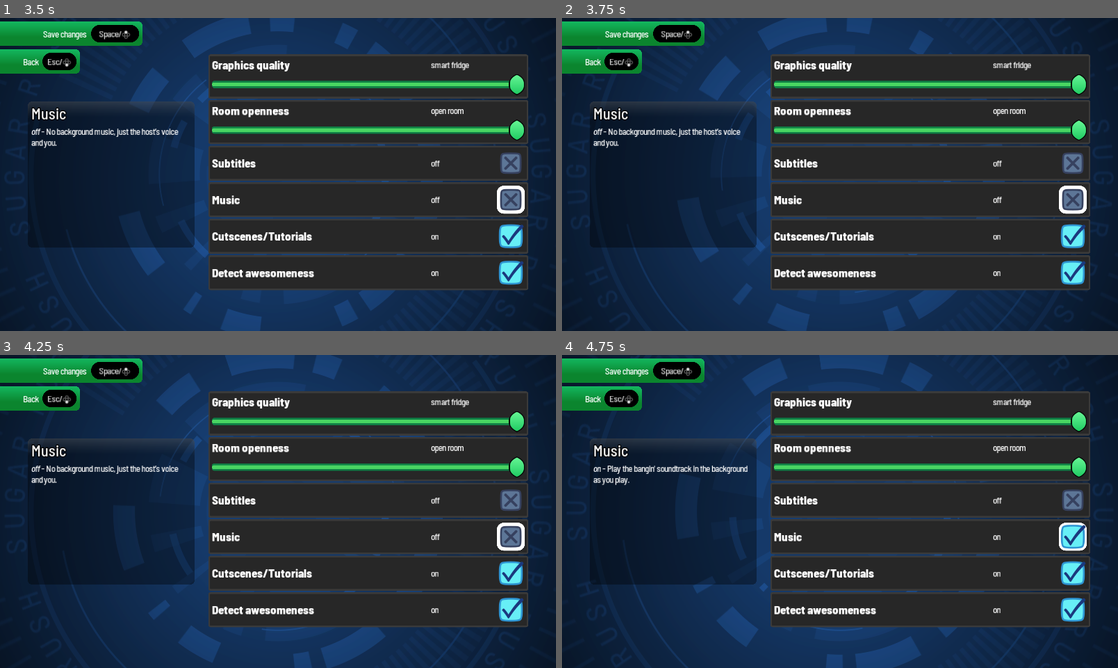
Above: before the commit, frames 1-4 (two rows, left to right).
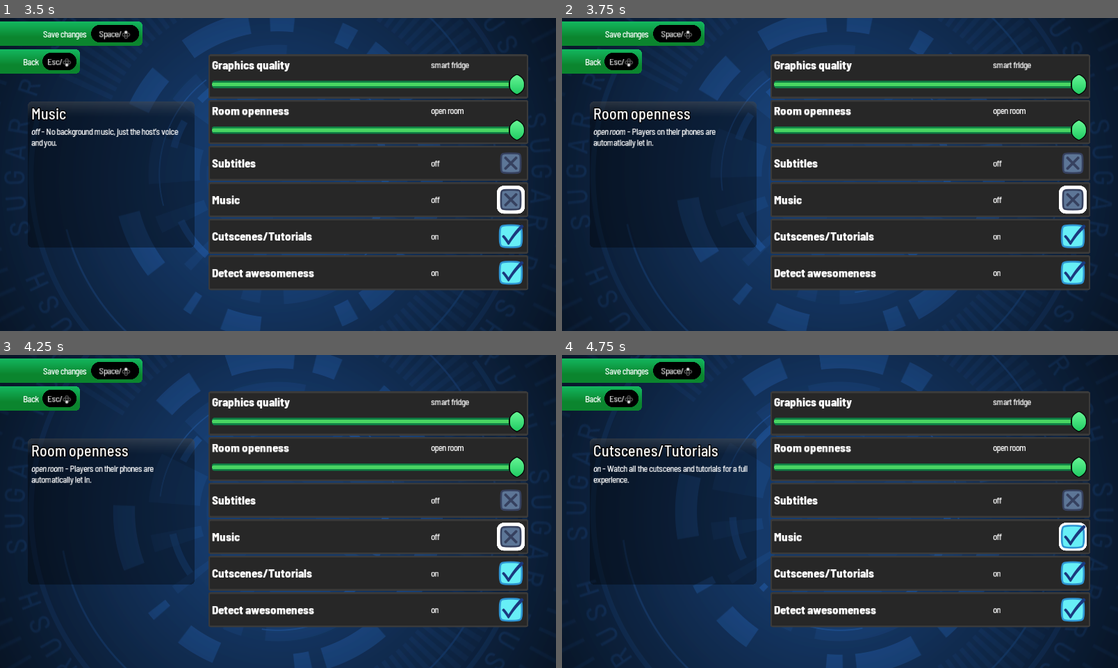
Above: after the commit, the same moments.

Repository: JapanYoshi/salty
Game: Godot game, scene res://Title.tscn
Same seed, same stepped clock (60 frames per second), same inputs: the game is played once before the commit and once after it. Sound files missing from this copy of the repository are replaced by a short silence.
Inputs (mouse positions are in pixels of both pictures, inside the frame that each line leads up to):
- Up to frame 1 (3.5 s): click "Settings" at 0.5 s; click (511, 161) at 1.27 s; tap Enter (ui_accept) at 2, 2.27, 3.02 s; move the mouse to (400, 158) at 2.02 s; hold Right (ui_right) 2.03-2.78 s; hold U (signup2) 2.03-2.78 s; click (400, 158) at 2.17 s; move the mouse to (166, 190) at 2.77 s; hold Down (ui_down) from 2.78 s (still down); tap O (signup2b) at 2.85 s; click (166, 190) at 2.92 s
- Up to frame 2 (3.75 s): move the mouse to (895, 105) at 3.52 s; release Down (ui_down) at 3.53 s; hold Right (ui_right) from 3.53 s (still down); tap G at 3.6 s; click (895, 105) at 3.67 s
- Up to frame 3 (4.25 s): keep holding Right (ui_right)
- Up to frame 4 (4.75 s): move the mouse to (812, 574) at 4.27 s; release Right (ui_right) at 4.28 s; hold Q (signup0) from 4.28 s (still down); tap V at 4.35 s; click (812, 574) at 4.42 s; tap Enter (ui_accept) at 4.52 s

Frame 1 is identical in both runs. In frame 2, 0.9% of the frame differs, in the area x 6-33%, y 28-42%; in frame 3, 0.9%; in frame 4, 1.0%, in the area x 5-80%, y 28-60%.

Commit message:
Change layout in Settings

Diff:
--- a/Settings.gd
+++ b/Settings.gd
@@ -116,6 +116,7 @@
 onready var vbox = $Scroll/VBoxContainer
 onready var title = $Details/Name
 onready var desc = $Details/Desc
+var setup_done = false
 
 func _ready():
 	S.play_music("options", 1)
@@ -124,6 +125,7 @@
 		change_desc(true)
 	focus_index = 0
 	vbox.get_child(1 + focus_index).get_node("VBox/HBoxContainer/HSlider").grab_focus()
+	setup_done = true
 
 func _input(event):
 	if event.is_action_pressed("ui_cancel"):
@@ -156,6 +158,10 @@
 func _on_HSlider_value_changed(value):
 	var setting_name = settings_dict[focus_index].k
 	temp_config[setting_name] = value
+	if typeof(value) == TYPE_REAL and setup_done:
+		var slider = vbox.get_child(1 + focus_index).get_node("VBox/HBoxContainer/HSlider")
+		if slider:
+			S.play_sfx("key_move", 1.0 + ((0.0 + value) / slider.max_value))
 	if settings_dict[focus_index].k == "graphics_quality":
 		R._set_visual_quality(value)
 	elif settings_dict[focus_index].k == "music":
@@ -171,6 +177,8 @@
 	change_desc()
 
 func _on_check_toggled(button_pressed):
+	if setup_done:
+		S.play_sfx("rush_o" + ("n" if button_pressed else "ff"))
 	_on_HSlider_value_changed(button_pressed)
 
 func _on_BackButton_back_pressed():
@@ -182,3 +190,6 @@
 	R.save_settings()
 	R._set_visual_quality(R.cfg.graphics_quality)
 	get_tree().change_scene("res://Title.tscn")
+
+func _on_option_mouse_entered(extra_arg_0):
+	_change_focus(extra_arg_0)
--- a/Settings.tscn
+++ b/Settings.tscn
@@ -305,36 +305,36 @@
 }
 
 [node name="VBoxContainer" type="VBoxContainer" parent="Scroll"]
-margin_right = 728.0
-margin_bottom = 594.0
+margin_right = 736.0
+margin_bottom = 584.0
 size_flags_horizontal = 3
 alignment = 2
 
 [node name="TopSpacer" type="Control" parent="Scroll/VBoxContainer"]
-margin_right = 728.0
+margin_right = 736.0
 margin_bottom = 16.0
 rect_min_size = Vector2( 0, 16 )
 
 [node name="PanelContainer" type="PanelContainer" parent="Scroll/VBoxContainer"]
 margin_top = 20.0
-margin_right = 728.0
-margin_bottom = 127.0
+margin_right = 736.0
+margin_bottom = 122.0
 rect_min_size = Vector2( 0, 80 )
 theme = ExtResource( 21 )
 
 [node name="VBox" type="VBoxContainer" parent="Scroll/VBoxContainer/PanelContainer"]
 margin_left = 8.0
 margin_top = 8.0
-margin_right = 720.0
-margin_bottom = 99.0
+margin_right = 728.0
+margin_bottom = 94.0
 
 [node name="HSplit" type="HBoxContainer" parent="Scroll/VBoxContainer/PanelContainer/VBox"]
-margin_right = 712.0
-margin_bottom = 39.0
+margin_right = 720.0
+margin_bottom = 34.0
 
 [node name="Label" type="Label" parent="Scroll/VBoxContainer/PanelContainer/VBox/HSplit"]
 margin_right = 500.0
-margin_bottom = 39.0
+margin_bottom = 34.0
 rect_min_size = Vector2( 500, 0 )
 size_flags_horizontal = 0
 custom_fonts/font = ExtResource( 24 )
@@ -342,9 +342,9 @@
 
 [node name="value" type="Label" parent="Scroll/VBoxContainer/PanelContainer/VBox/HSplit"]
 margin_left = 504.0
-margin_top = 5.0
-margin_right = 712.0
-margin_bottom = 34.0
+margin_top = 3.0
+margin_right = 720.0
+margin_bottom = 30.0
 rect_min_size = Vector2( 140, 0 )
 size_flags_horizontal = 3
 custom_fonts/font = ExtResource( 18 )
@@ -355,12 +355,12 @@
 }
 
 [node name="HBoxContainer" type="HBoxContainer" parent="Scroll/VBoxContainer/PanelContainer/VBox"]
-margin_top = 43.0
-margin_right = 712.0
-margin_bottom = 91.0
+margin_top = 38.0
+margin_right = 720.0
+margin_bottom = 86.0
 
 [node name="HSlider" type="HSlider" parent="Scroll/VBoxContainer/PanelContainer/VBox/HBoxContainer"]
-margin_right = 712.0
+margin_right = 720.0
 margin_bottom = 48.0
 focus_neighbour_bottom = NodePath("../../../../PanelContainer6/VBox/HBoxContainer/HSlider")
 size_flags_horizontal = 3
@@ -371,25 +371,25 @@
 }
 
 [node name="PanelContainer6" type="PanelContainer" parent="Scroll/VBoxContainer"]
-margin_top = 131.0
-margin_right = 728.0
-margin_bottom = 238.0
+margin_top = 126.0
+margin_right = 736.0
+margin_bottom = 228.0
 rect_min_size = Vector2( 0, 80 )
 theme = ExtResource( 21 )
 
 [node name="VBox" type="VBoxContainer" parent="Scroll/VBoxContainer/PanelContainer6"]
 margin_left = 8.0
 margin_top = 8.0
-margin_right = 720.0
-margin_bottom = 99.0
+margin_right = 728.0
+margin_bottom = 94.0
 
 [node name="HSplit" type="HBoxContainer" parent="Scroll/VBoxContainer/PanelContainer6/VBox"]
-margin_right = 712.0
-margin_bottom = 39.0
+margin_right = 720.0
+margin_bottom = 34.0
 
 [node name="Label" type="Label" parent="Scroll/VBoxContainer/PanelContainer6/VBox/HSplit"]
 margin_right = 500.0
-margin_bottom = 39.0
+margin_bottom = 34.0
 rect_min_size = Vector2( 500, 0 )
 size_flags_horizontal = 0
 custom_fonts/font = ExtResource( 24 )
@@ -397,9 +397,9 @@
 
 [node name="value" type="Label" parent="Scroll/VBoxContainer/PanelContainer6/VBox/HSplit"]
 margin_left = 504.0
-margin_top = 5.0
-margin_right = 712.0
-margin_bottom = 34.0
+margin_top = 3.0
+margin_right = 720.0
+margin_bottom = 30.0
 rect_min_size = Vector2( 140, 0 )
 size_flags_horizontal = 3
 custom_fonts/font = ExtResource( 18 )
@@ -410,12 +410,12 @@
 }
 
 [node name="HBoxContainer" type="HBoxContainer" parent="Scroll/VBoxContainer/PanelContainer6/VBox"]
-margin_top = 43.0
-margin_right = 712.0
-margin_bottom = 91.0
+margin_top = 38.0
+margin_right = 720.0
+margin_bottom = 86.0
 
 [node name="HSlider" type="HSlider" parent="Scroll/VBoxContainer/PanelContainer6/VBox/HBoxContainer"]
-margin_right = 712.0
+margin_right = 720.0
 margin_bottom = 48.0
 focus_neighbour_top = NodePath("../../../../PanelContainer/VBox/HBoxContainer/HSlider")
 size_flags_horizontal = 3
@@ -426,26 +426,26 @@
 }
 
 [node name="PanelContainer2" type="PanelContainer" parent="Scroll/VBoxContainer"]
-margin_top = 242.0
-margin_right = 728.0
-margin_bottom = 322.0
+margin_top = 232.0
+margin_right = 736.0
+margin_bottom = 312.0
 rect_min_size = Vector2( 0, 80 )
 theme = ExtResource( 21 )
 
 [node name="VBox" type="VBoxContainer" parent="Scroll/VBoxContainer/PanelContainer2"]
 margin_left = 8.0
 margin_top = 8.0
-margin_right = 720.0
+margin_right = 728.0
 margin_bottom = 72.0
 
 [node name="HSplit" type="HBoxContainer" parent="Scroll/VBoxContainer/PanelContainer2/VBox"]
-margin_right = 712.0
+margin_right = 720.0
 margin_bottom = 64.0
 
 [node name="Label" type="Label" parent="Scroll/VBoxContainer/PanelContainer2/VBox/HSplit"]
-margin_top = 12.0
+margin_top = 15.0
 margin_right = 500.0
-margin_bottom = 51.0
+margin_bottom = 49.0
 rect_min_size = Vector2( 500, 0 )
 size_flags_horizontal = 0
 custom_fonts/font = ExtResource( 24 )
@@ -453,9 +453,9 @@
 
 [node name="value" type="Label" parent="Scroll/VBoxContainer/PanelContainer2/VBox/HSplit"]
 margin_left = 504.0
-margin_top = 17.0
-margin_right = 644.0
-margin_bottom = 46.0
+margin_top = 18.0
+margin_right = 652.0
+margin_bottom = 45.0
 rect_min_size = Vector2( 140, 0 )
 size_flags_horizontal = 3
 custom_fonts/font = ExtResource( 18 )
@@ -463,34 +463,34 @@
 clip_text = true
 
 [node name="SBox" type="CheckBox" parent="Scroll/VBoxContainer/PanelContainer2/VBox/HSplit"]
-margin_left = 648.0
-margin_right = 712.0
+margin_left = 656.0
+margin_right = 720.0
 margin_bottom = 64.0
 focus_neighbour_top = NodePath("../../../../PanelContainer6/VBox/HBoxContainer/HSlider")
 pressed = true
 align = 2
 
 [node name="PanelContainer3" type="PanelContainer" parent="Scroll/VBoxContainer"]
-margin_top = 326.0
-margin_right = 728.0
-margin_bottom = 406.0
+margin_top = 316.0
+margin_right = 736.0
+margin_bottom = 396.0
 rect_min_size = Vector2( 0, 80 )
 theme = ExtResource( 21 )
 
 [node name="VBox" type="VBoxContainer" parent="Scroll/VBoxContainer/PanelContainer3"]
 margin_left = 8.0
 margin_top = 8.0
-margin_right = 720.0
+margin_right = 728.0
 margin_bottom = 72.0
 
 [node name="HSplit" type="HBoxContainer" parent="Scroll/VBoxContainer/PanelContainer3/VBox"]
-margin_right = 712.0
+margin_right = 720.0
 margin_bottom = 64.0
 
 [node name="Label" type="Label" parent="Scroll/VBoxContainer/PanelContainer3/VBox/HSplit"]
-margin_top = 12.0
+margin_top = 15.0
 margin_right = 500.0
-margin_bottom = 51.0
+margin_bottom = 49.0
 rect_min_size = Vector2( 500, 0 )
 size_flags_horizontal = 0
 custom_fonts/font = ExtResource( 24 )
@@ -498,9 +498,9 @@
 
 [node name="value" type="Label" parent="Scroll/VBoxContainer/PanelContainer3/VBox/HSplit"]
 margin_left = 504.0
-margin_top = 17.0
-margin_right = 644.0
-margin_bottom = 46.0
+margin_top = 18.0
+margin_right = 652.0
+margin_bottom = 45.0
 rect_min_size = Vector2( 140, 0 )
 size_flags_horizontal = 3
 custom_fonts/font = ExtResource( 18 )
@@ -508,33 +508,33 @@
 clip_text = true
 
 [node name="SBox" type="CheckBox" parent="Scroll/VBoxContainer/PanelContainer3/VBox/HSplit"]
-margin_left = 648.0
-margin_right = 712.0
+margin_left = 656.0
+margin_right = 720.0
 margin_bottom = 64.0
 pressed = true
 align = 2
 
 [node name="PanelContainer4" type="PanelContainer" parent="Scroll/VBoxContainer"]
-margin_top = 410.0
-margin_right = 728.0
-margin_bottom = 490.0
+margin_top = 400.0
+margin_right = 736.0
+margin_bottom = 480.0
 rect_min_size = Vector2( 0, 80 )
 theme = ExtResource( 21 )
 
 [node name="VBox" type="VBoxContainer" parent="Scroll/VBoxContainer/PanelContainer4"]
 margin_left = 8.0
 margin_top = 8.0
-margin_right = 720.0
+margin_right = 728.0
 margin_bottom = 72.0
 
 [node name="HSplit" type="HBoxContainer" parent="Scroll/VBoxContainer/PanelContainer4/VBox"]
-margin_right = 712.0
+margin_right = 720.0
 margin_bottom = 64.0
 
 [node name="Label" type="Label" parent="Scroll/VBoxContainer/PanelContainer4/VBox/HSplit"]
-margin_top = 12.0
+margin_top = 15.0
 margin_right = 500.0
-margin_bottom = 51.0
+margin_bottom = 49.0
 rect_min_size = Vector2( 500, 0 )
 size_flags_horizontal = 0
 custom_fonts/font = ExtResource( 24 )
@@ -542,9 +542,9 @@
 
 [node name="value" type="Label" parent="Scroll/VBoxContainer/PanelContainer4/VBox/HSplit"]
 margin_left = 504.0
-margin_top = 17.0
-margin_right = 644.0
-margin_bottom = 46.0
+margin_top = 18.0
+margin_right = 652.0
+margin_bottom = 45.0
 rect_min_size = Vector2( 140, 0 )
 size_flags_horizontal = 3
 custom_fonts/font = ExtResource( 18 )
@@ -552,33 +552,33 @@
 clip_text = true
 
 [node name="SBox" type="CheckBox" parent="Scroll/VBoxContainer/PanelContainer4/VBox/HSplit"]
-margin_left = 648.0
-margin_right = 712.0
+margin_left = 656.0
+margin_right = 720.0
 margin_bottom = 64.0
 pressed = true
 align = 2
 
 [node name="PanelContainer5" type="PanelContainer" parent="Scroll/VBoxContainer"]
-margin_top = 494.0
-margin_right = 728.0
-margin_bottom = 574.0
+margin_top = 484.0
+margin_right = 736.0
+margin_bottom = 564.0
 rect_min_size = Vector2( 0, 80 )
 theme = ExtResource( 21 )
 
 [node name="VBox" type="VBoxContainer" parent="Scroll/VBoxContainer/PanelContainer5"]
 margin_left = 8.0
 margin_top = 8.0
-margin_right = 720.0
+margin_right = 728.0
 margin_bottom = 72.0
 
 [node name="HSplit" type="HBoxContainer" parent="Scroll/VBoxContainer/PanelContainer5/VBox"]
-margin_right = 712.0
+margin_right = 720.0
 margin_bottom = 64.0
 
 [node name="Label" type="Label" parent="Scroll/VBoxContainer/PanelContainer5/VBox/HSplit"]
-margin_top = 12.0
+margin_top = 15.0
 margin_right = 500.0
-margin_bottom = 51.0
+margin_bottom = 49.0
 rect_min_size = Vector2( 500, 0 )
 size_flags_horizontal = 0
 custom_fonts/font = ExtResource( 24 )
@@ -586,9 +586,9 @@
 
 [node name="value" type="Label" parent="Scroll/VBoxContainer/PanelContainer5/VBox/HSplit"]
 margin_left = 504.0
-margin_top = 17.0
-margin_right = 644.0
-margin_bottom = 46.0
+margin_top = 18.0
+margin_right = 652.0
+margin_bottom = 45.0
 rect_min_size = Vector2( 140, 0 )
 size_flags_horizontal = 3
 custom_fonts/font = ExtResource( 18 )
@@ -596,16 +596,16 @@
 clip_text = true
 
 [node name="SBox" type="CheckBox" parent="Scroll/VBoxContainer/PanelContainer5/VBox/HSplit"]
-margin_left = 648.0
-margin_right = 712.0
+margin_left = 656.0
+margin_right = 720.0
 margin_bottom = 64.0
 pressed = true
 align = 2
 
 [node name="BottomSpacer" type="Control" parent="Scroll/VBoxContainer"]
-margin_top = 578.0
-margin_right = 728.0
-margin_bottom = 594.0
+margin_top = 568.0
+margin_right = 736.0
+margin_bottom = 584.0
 rect_min_size = Vector2( 0, 16 )
 
 [node name="Details" type="Panel" parent="."]
@@ -680,16 +680,22 @@
 "_edit_use_anchors_": false
 }
 
+[connection signal="mouse_entered" from="Scroll/VBoxContainer/PanelContainer" to="." method="_on_option_mouse_entered" binds= [ 0 ]]
 [connection signal="focus_entered" from="Scroll/VBoxContainer/PanelContainer/VBox/HBoxContainer/HSlider" to="." method="_change_focus" binds= [ 0 ]]
 [connection signal="value_changed" from="Scroll/VBoxContainer/PanelContainer/VBox/HBoxContainer/HSlider" to="." method="_on_HSlider_value_changed"]
+[connection signal="mouse_entered" from="Scroll/VBoxContainer/PanelContainer6" to="." method="_on_option_mouse_entered" binds= [ 1 ]]
 [connection signal="focus_entered" from="Scroll/VBoxContainer/PanelContainer6/VBox/HBoxContainer/HSlider" to="." method="_change_focus" binds= [ 1 ]]
 [connection signal="value_changed" from="Scroll/VBoxContainer/PanelContainer6/VBox/HBoxContainer/HSlider" to="." method="_on_HSlider_value_changed"]
+[connection signal="mouse_entered" from="Scroll/VBoxContainer/PanelContainer2" to="." method="_on_option_mouse_entered" binds= [ 2 ]]
 [connection signal="focus_entered" from="Scroll/VBoxContainer/PanelContainer2/VBox/HSplit/SBox" to="." method="_change_focus" binds= [ 2 ]]
 [connection signal="toggled" from="Scroll/VBoxContainer/PanelContainer2/VBox/HSplit/SBox" to="." method="_on_check_toggled"]
+[connection signal="mouse_entered" from="Scroll/VBoxContainer/PanelContainer3" to="." method="_on_option_mouse_entered" binds= [ 3 ]]
 [connection signal="focus_entered" from="Scroll/VBoxContainer/PanelContainer3/VBox/HSplit/SBox" to="." method="_change_focus" binds= [ 3 ]]
 [connection signal="toggled" from="Scroll/VBoxContainer/PanelContainer3/VBox/HSplit/SBox" to="." method="_on_check_toggled"]
+[connection signal="mouse_entered" from="Scroll/VBoxContainer/PanelContainer4" to="." method="_on_option_mouse_entered" binds= [ 4 ]]
 [connection signal="focus_entered" from="Scroll/VBoxContainer/PanelContainer4/VBox/HSplit/SBox" to="." method="_change_focus" binds= [ 4 ]]
 [connection signal="toggled" from="Scroll/VBoxContainer/PanelContainer4/VBox/HSplit/SBox" to="." method="_on_check_toggled"]
+[connection signal="mouse_entered" from="Scroll/VBoxContainer/PanelContainer5" to="." method="_on_option_mouse_entered" binds= [ 5 ]]
 [connection signal="focus_entered" from="Scroll/VBoxContainer/PanelContainer5/VBox/HSplit/SBox" to="." method="_change_focus" binds= [ 5 ]]
 [connection signal="toggled" from="Scroll/VBoxContainer/PanelContainer5/VBox/HSplit/SBox" to="." method="_on_check_toggled"]
 [connection signal="back_pressed" from="BackButton" to="." method="_on_BackButton_back_pressed"]
